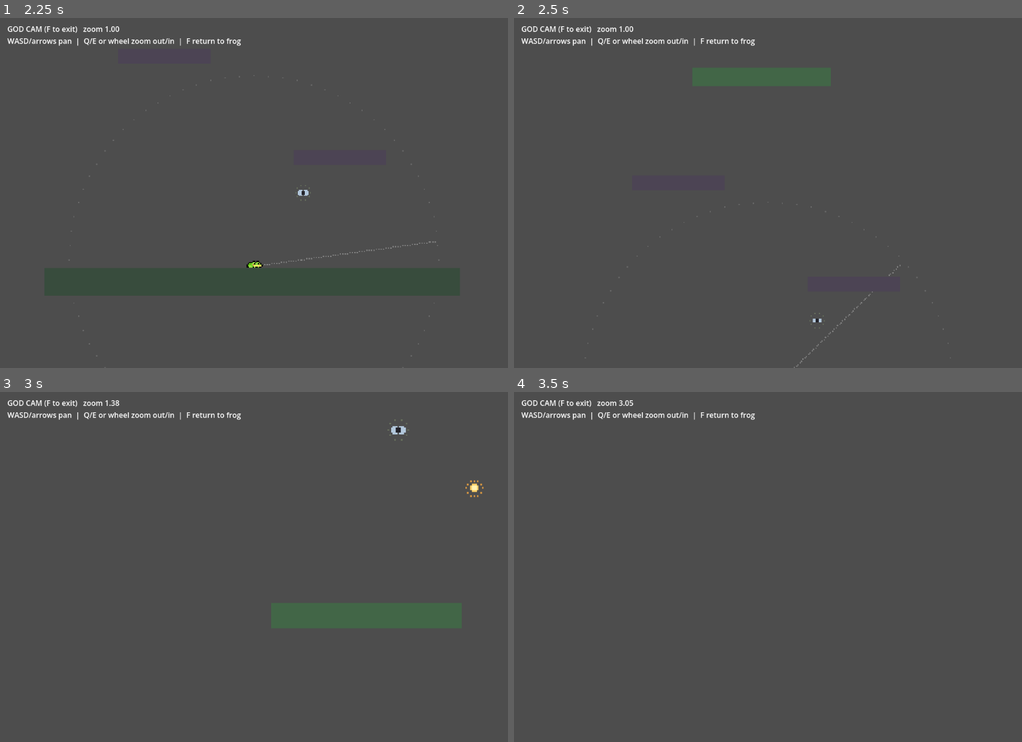
Above: before the commit, frames 1-4 (two rows, left to right).
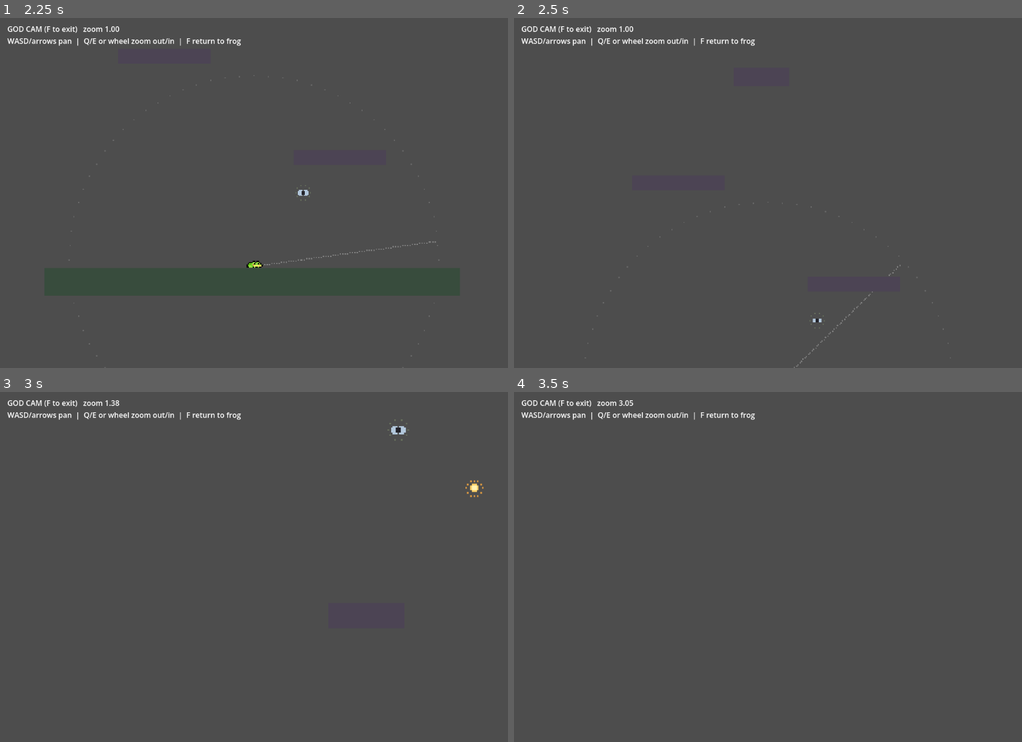
Above: after the commit, the same moments.

Repository: asg86260/Tongue
Game: Godot game, scene res://Title.tscn
Same seed, same stepped clock (60 frames per second), same inputs: the game is played once before the commit and once after it.
Inputs (mouse positions are in pixels of both pictures, inside the frame that each line leads up to):
- Up to frame 1 (2.25 s): click "Play" at 0.5 s; move the mouse to (228, 263) at 1.27 s; press the mouse at (228, 263) at 1.28 s; hold W (move_up) from 1.28 s (still down); tap Space (jump) at 1.52, 1.82 s; move the mouse to (406, 245) at 2.02 s; release the mouse at (406, 245) at 2.03 s; tap F (godcam) at 2.1 s; click (406, 245) at 2.17 s
- Up to frame 2 (2.5 s): keep holding W (move_up); tap Space (jump) at 2.27 s
- Up to frame 3 (3 s): tap Space (jump) at 2.57 s; move the mouse to (101, 514) at 2.77 s; release W (move_up) at 2.78 s; hold A (move_left) from 2.78 s (still down); hold E (zoom_in) from 2.78 s (still down); click (101, 514) at 2.92 s
- Up to frame 4 (3.5 s): keep holding A (move_left); keep holding E (zoom_in)

Frame 1 is identical in both runs. In frame 2, 1.4% of the frame differs, in the area x 35-63%, y 14-20%; in frame 3, 2.6%, in the area x 53-91%, y 60-68%; in frame 4, nothing differs.

Commit message:
Phase 2: brutal fall model + win screen
- Perches narrowed to tight skill-check ledges and drawn like normal platforms
  (no safe-rest affordance) — a missed landing now plummets you (Jump King style)
- WinScreen overlay on summit catch: time/height/flies, new-best flag, Retry / Quit

Co-Authored-By: Claude Opus 4.8 <noreply@anthropic.com>

Diff:
--- a/Game.gd
+++ b/Game.gd
@@ -7,12 +7,14 @@
 const LevelData := preload("res://LevelData.gd")
 const PlayerScene := preload("res://Player.gd")  # also used as the type of `player`
 const PauseMenuScene := preload("res://PauseMenu.gd")
+const WinScreenScene := preload("res://WinScreen.gd")
 
 const PIX := 2.6              # pixel-cell size for the chunky pixel-art draw helpers
 const GOAL_CATCH_R := 36.0    # tongue must touch this close to the goal fly to win
 const FLY_CATCH_R := 26.0     # tongue snag radius for collectible flies
 
 var player: PlayerScene
+var win_screen: CanvasLayer
 var cam: Camera2D
 var label: Label
 var start_y := 0.0
@@ -57,6 +59,8 @@
 	_build_ui()
 	_build_sfx()
 	add_child(PauseMenuScene.new())
+	win_screen = WinScreenScene.new()
+	add_child(win_screen)
 	start_best = Save.best_height
 
 func _make_static(pos: Vector2, size: Vector2, col := Color(0.30, 0.27, 0.33)) -> void:
@@ -101,9 +105,9 @@
 	# overhead slabs you grapple the underside of (stone grey-blue)
 	for c in lv.get("ceilings", []):
 		_make_static(Vector2(c[0], c[1]), Vector2(c[2], c[3]), Color(0.34, 0.34, 0.40))
-	# catch perches: wide safe rests, mossy-green so "safe" reads at a glance
+	# landings: narrow skill-check ledges (no safe-rest affordance — drawn like platforms)
 	for p in lv.get("perches", []):
-		_make_static(Vector2(p[0], p[1]), Vector2(p[2], p[3]), Color(0.26, 0.40, 0.28))
+		_make_static(Vector2(p[0], p[1]), Vector2(p[2], p[3]))
 	# grapple-only knobs
 	for a in lv.get("anchors", []):
 		_make_anchor(Vector2(a[0], a[1]), a[2])
@@ -255,7 +259,10 @@
 		add_shake(16.0)
 		add_pop(mouth_pos, 0.6, Color(1.0, 1.0, 0.7))
 		play_sfx("win")
-		Save.record_run(_height(), win_time, true, fly_count)
+		var h := _height()
+		var new_best := h > Save.best_height or Save.best_time == 0.0 or win_time < Save.best_time
+		Save.record_run(h, win_time, true, fly_count)
+		win_screen.show_win(win_time, fly_count, fly_total, h, new_best)
 	else:
 		fly_count += 1
 		play_sfx("eat")
--- a/LevelData.gd
+++ b/LevelData.gd
@@ -23,13 +23,16 @@
 		"spawn": Vector2(0, -40),
 		"ground": [0, 80, 900, 60],
 		"goal": Vector2(40, -5120),
+		# "perches" are NOT safe rests anymore — they're narrow skill-check landings
+		# (Jump-King style). Miss one and you plummet. They stay load-bearing (you must
+		# land to recharge the tongue) but are tight, and drawn like normal ledges.
 		"perches": [
-			[ -10, -640, 300, 40],    # rest 1 (after warmup)
-			[  10, -1650, 300, 40],   # rest 2 (after anchor knobs)
-			[ -20, -2270, 300, 40],   # rest 3 (after the chasm pendulum)
-			[   0, -3250, 300, 40],   # rest 4 (after the overhangs)
-			[ 760, -3700, 300, 40],   # rest 5 (end of the lateral traverse, far right)
-			[  40, -5000, 240, 36],   # goal perch under the fly
+			[ -10, -640, 120, 40],    # landing 1 (after warmup)
+			[  10, -1650, 120, 40],   # landing 2 (after anchor knobs)
+			[ -20, -2270, 120, 40],   # landing 3 (after the chasm pendulum)
+			[   0, -3250, 120, 40],   # landing 4 (after the overhangs)
+			[ 760, -3700, 120, 40],   # landing 5 (end of the lateral traverse, far right)
+			[  40, -5000, 150, 36],   # summit landing under the fly
 		],
 		"platforms": [
 			# --- S1 Warmup: plain ledge swings (teach the rhythm) ---
--- /dev/null
+++ b/WinScreen.gd
@@ -0,0 +1,78 @@
+extends CanvasLayer
+
+# Shown when the frog tongues the summit fly. A translucent card (the celebration
+# still plays behind it) with the run's stats and Retry / Quit to Title.
+# Instanced hidden by Game; revealed via show_win(...).
+
+const TITLE_PATH := "res://Title.tscn"
+
+func _ready() -> void:
+	process_mode = Node.PROCESS_MODE_ALWAYS
+	layer = 12
+	visible = false
+
+func show_win(time: float, flies: int, fly_total: int, height: int, new_best: bool) -> void:
+	var root := Control.new()
+	root.set_anchors_preset(Control.PRESET_FULL_RECT)
+	root.mouse_filter = Control.MOUSE_FILTER_IGNORE   # let the celebration show; only buttons grab
+	add_child(root)
+
+	var center := CenterContainer.new()
+	center.set_anchors_preset(Control.PRESET_FULL_RECT)
+	root.add_child(center)
+
+	var card := PanelContainer.new()
+	var sb := StyleBoxFlat.new()
+	sb.bg_color = Color(0.07, 0.09, 0.11, 0.88)
+	sb.set_content_margin_all(28)
+	sb.set_corner_radius_all(8)
+	card.add_theme_stylebox_override("panel", sb)
+	center.add_child(card)
+
+	var box := VBoxContainer.new()
+	box.add_theme_constant_override("separation", 12)
+	box.custom_minimum_size = Vector2(300, 0)
+	card.add_child(box)
+
+	var title := Label.new()
+	title.text = "GOT THE FLY!"
+	title.horizontal_alignment = HORIZONTAL_ALIGNMENT_CENTER
+	title.add_theme_font_size_override("font_size", 48)
+	title.add_theme_color_override("font_color", Color(0.6, 0.95, 0.55))
+	box.add_child(title)
+
+	if new_best:
+		var nb := Label.new()
+		nb.text = "★ NEW BEST ★"
+		nb.horizontal_alignment = HORIZONTAL_ALIGNMENT_CENTER
+		nb.add_theme_font_size_override("font_size", 22)
+		nb.add_theme_color_override("font_color", Color(1.0, 0.9, 0.4))
+		box.add_child(nb)
+
+	var stats := Label.new()
+	stats.text = "time  %.2fs\nheight  %dm\nflies  %d / %d" % [time, height, flies, fly_total]
+	stats.horizontal_alignment = HORIZONTAL_ALIGNMENT_CENTER
+	stats.add_theme_font_size_override("font_size", 22)
+	box.add_child(stats)
+
+	var spacer := Control.new()
+	spacer.custom_minimum_size = Vector2(0, 10)
+	box.add_child(spacer)
+
+	_add_button(box, "Retry", _retry)
+	_add_button(box, "Quit to Title", _quit_to_title)
+
+	visible = true
+
+func _add_button(box: VBoxContainer, text: String, cb: Callable) -> void:
+	var b := Button.new()
+	b.text = text
+	b.add_theme_font_size_override("font_size", 24)
+	b.pressed.connect(cb)
+	box.add_child(b)
+
+func _retry() -> void:
+	get_tree().reload_current_scene()
+
+func _quit_to_title() -> void:
+	get_tree().change_scene_to_file(TITLE_PATH)
